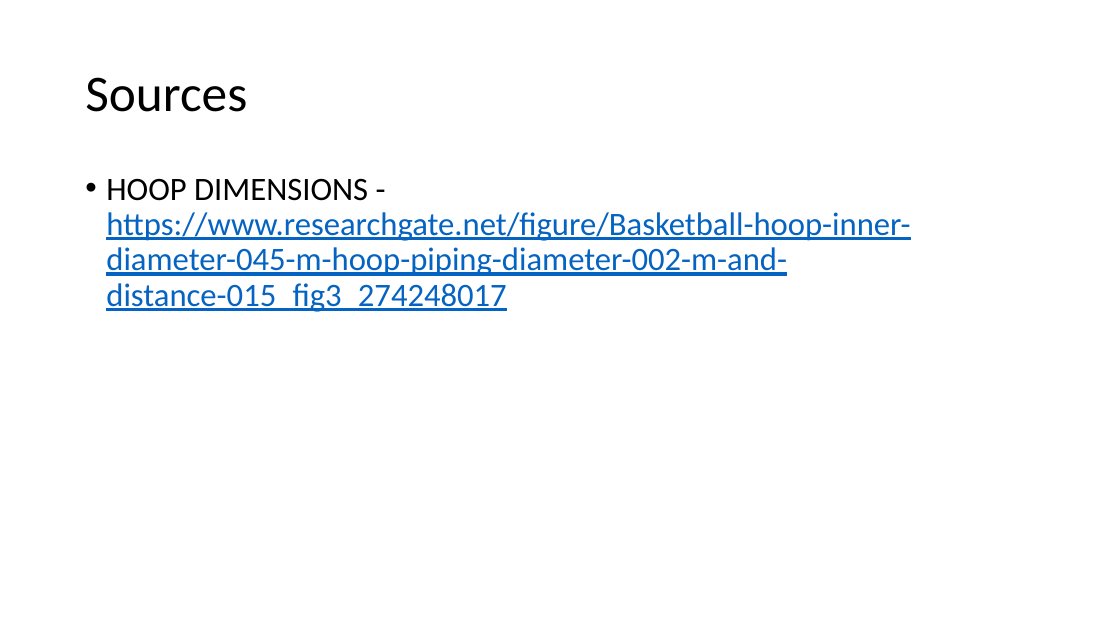
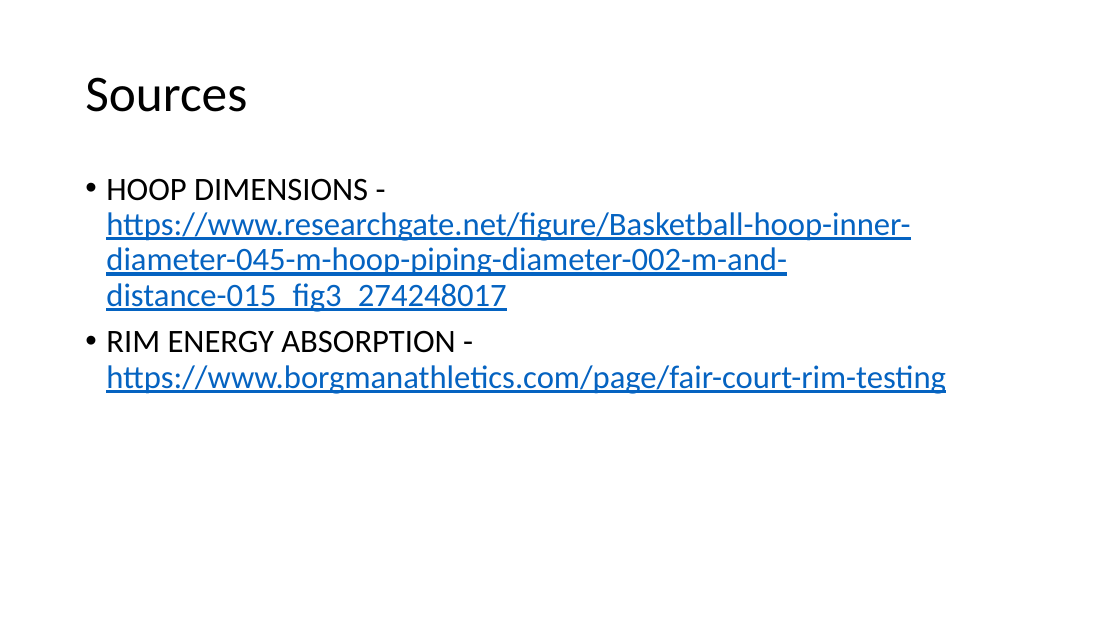
Before and after one commit to cawelch/hoop-never-misses, a slide deck: slide 11 of Weekly Presentations/Week 2.pptx (slide 10 before the commit). Drawn at 1120x630 pixels with LibreOffice and Linux fonts; fonts in the diff are those of the drawing. Boxes give left, top, right and bottom in pixels: in the first picture for what was removed or moved away, otherwise in the second. Text is boxed around its words. In the diff, an @@ line names an element or a change of style, - is before the commit and + after.

```diff
--- a/Weekly Presentations/Week 2.pptx
+++ b/Weekly Presentations/Week 2.pptx
@@ text at [106,330,946,394]: paragraph added @@
+• RIM ENERGY ABSORPTION - https://www.borgmanathletics.com/page/fair-court-rim-testing
```
Also in this commit, not shown: 1 other slide changed, 2 slides added, 1 slide removed, 3 other files.
